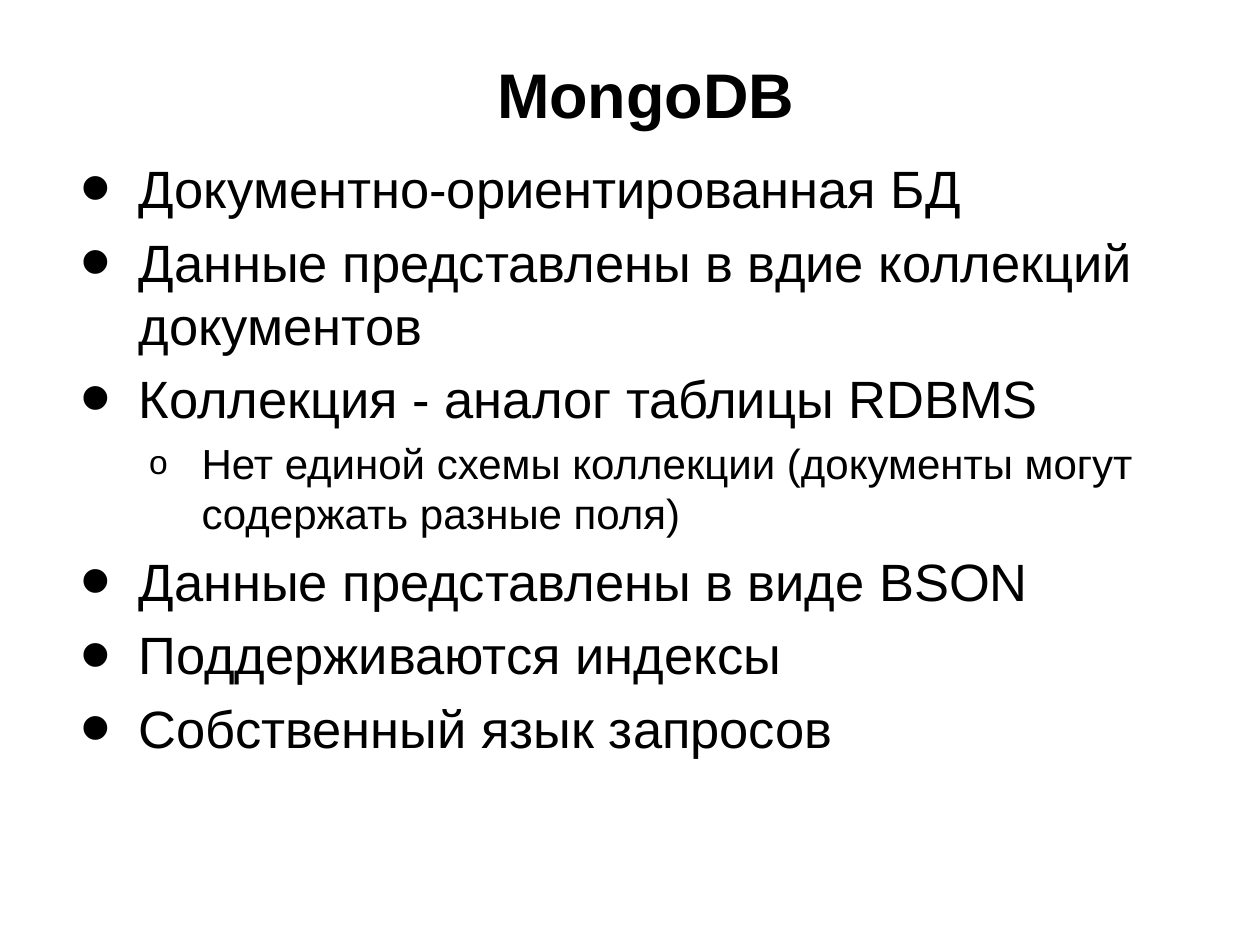
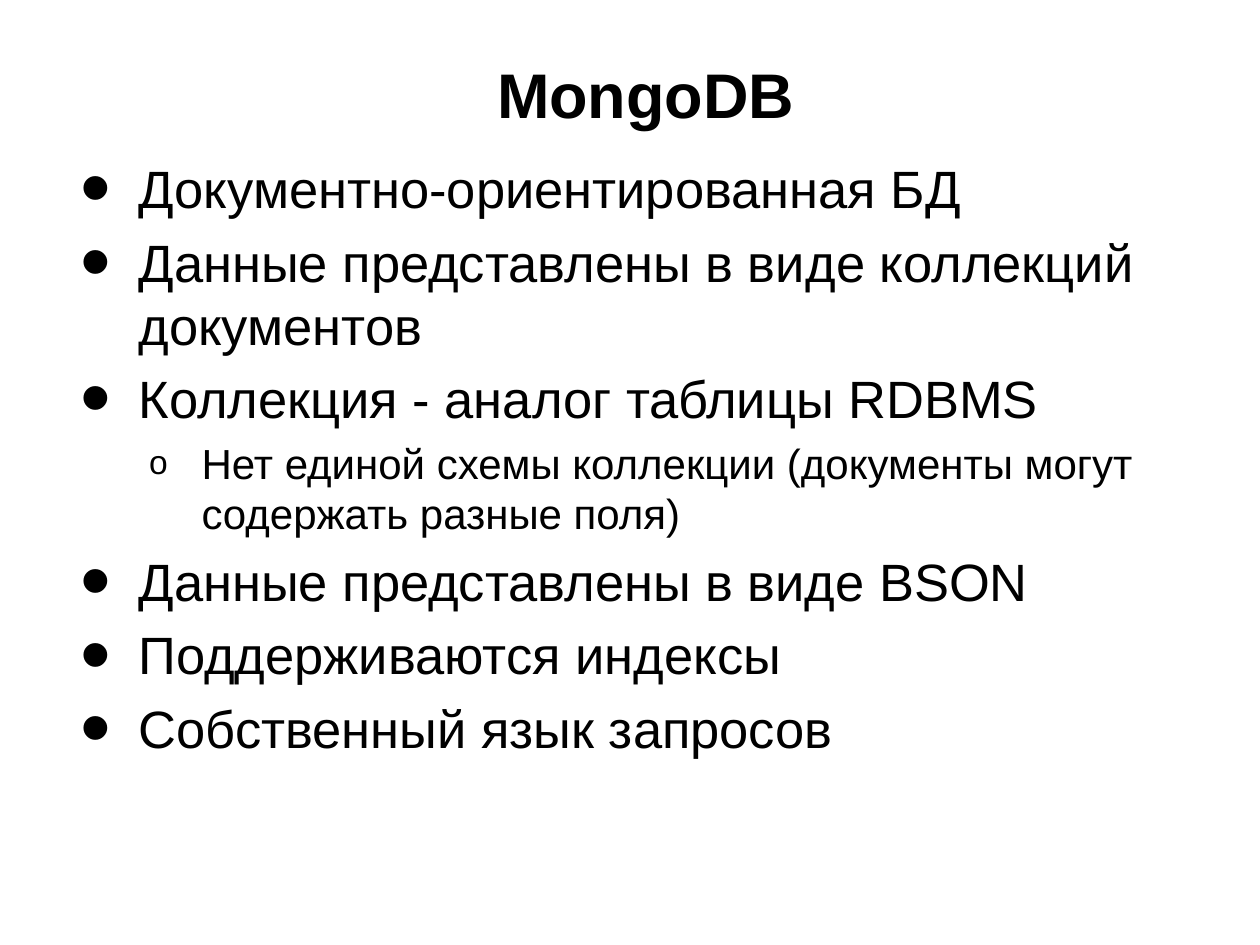
Before and after one commit to schadov/241m-lectures, a slide deck: slide 22 of Lecture_DB.pptx (slide 19 before the commit). Drawn at 1260x945 pixels with LibreOffice and Linux fonts; fonts in the diff are those of the drawing. Boxes give left, top, right and bottom in pixels: in the first picture for what was removed or moved away, otherwise in the second. Text is boxed around its words. In the diff, an @@ line names an element or a change of style, - is before the commit and + after.

```diff
--- a/Lecture_DB.pptx
+++ b/Lecture_DB.pptx
@@ text at (x1=139, y1=243, x2=1133, y2=356): text changed @@
-• Данные представлены в вдие коллекций документов
+• Данные представлены в виде коллекций документов
```
Also in this commit, not shown: 8 other slides changed, 3 slides added.
